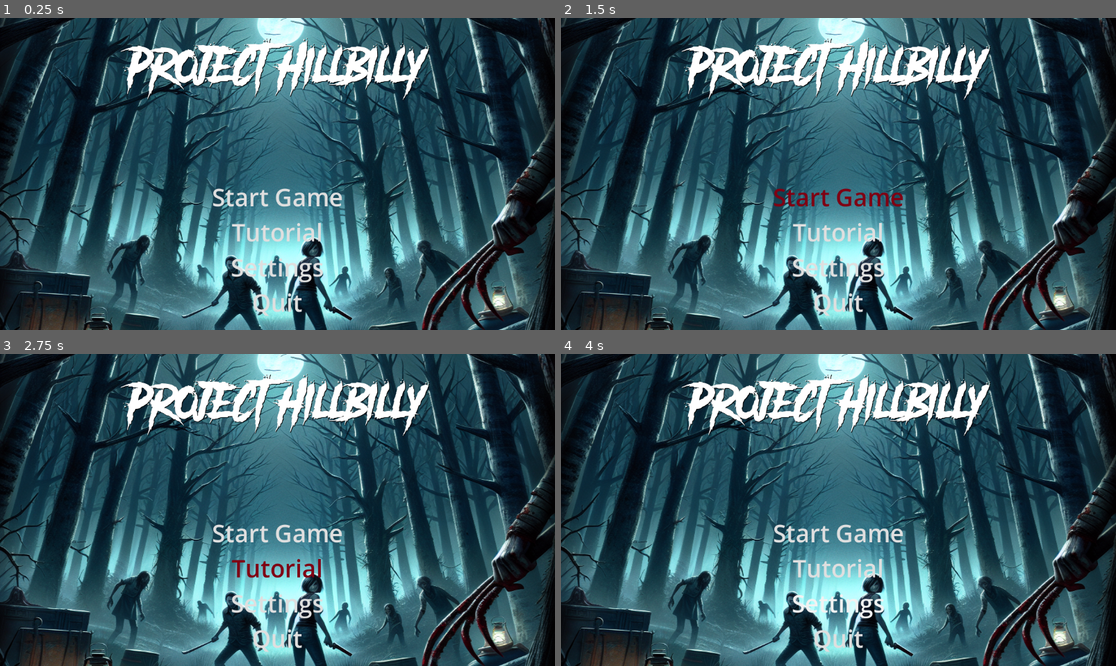
Above: before the commit, frames 1-4 (two rows, left to right).
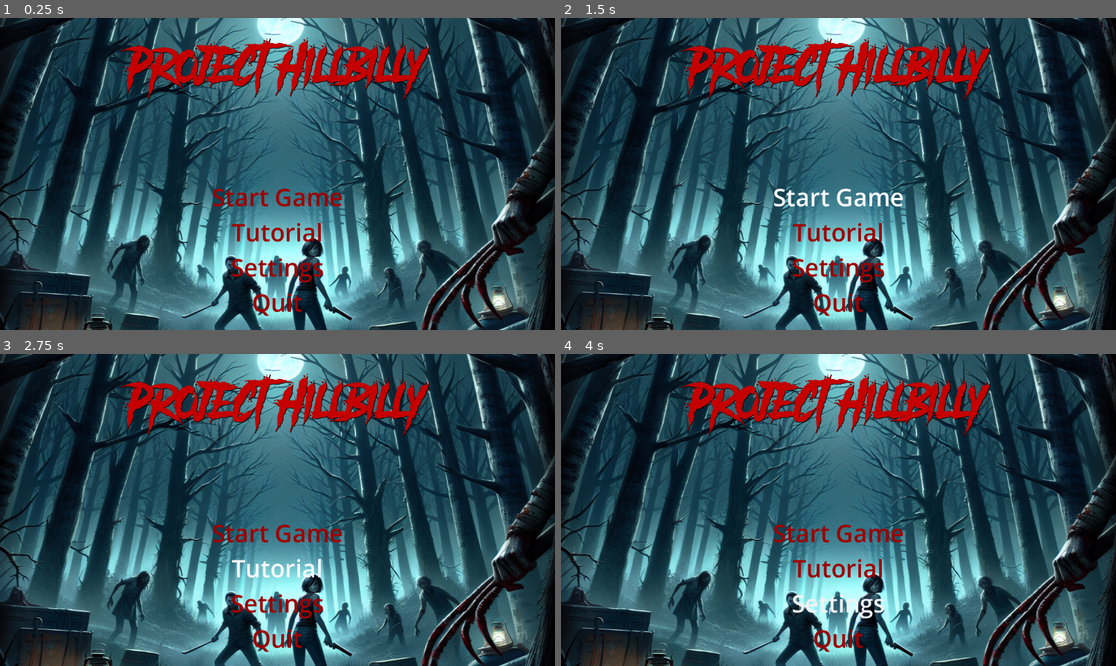
Above: after the commit, the same moments.

Repository: thedevbones/project-hillbilly
Game: Godot game, scene res://main_menu.tscn
The game is run twice, just before and just after one commit, with the same random seed, the same clock (stepped at 60 frames per second) and the same inputs. This scene is started directly instead of the project's main scene.
Inputs (mouse positions are in pixels of both pictures, inside the frame that each line leads up to):
- Up to frame 1 (0.25 s): no input
- Up to frame 2 (1.5 s): click "Start Game" at 0.5 s; click "Start Game" at 1.25 s
- Up to frame 3 (2.75 s): click "Tutorial" at 2 s
- Up to frame 4 (4 s): click "Settings" at 2.75 s; move the mouse to (960, 494) at 3.52 s; hold D (walk_right) from 3.53 s (still down); tap W (walk_foward) at 3.6 s

The runs differ from the first frame. In frame 1, 6.0% of the frame differs, in the area x 21-78%, y 6-96%; in frame 2, 6.0%; in frame 3, 6.0%; in frame 4, 5.5%.

Commit message:
Changes to font color

Diff:
--- a/main_menu.tscn
+++ b/main_menu.tscn
@@ -55,6 +55,7 @@
 [node name="GameTitle" type="Label" parent="Control/MarginContainer/VBoxContainer"]
 layout_mode = 2
 size_flags_horizontal = 4
+theme_override_colors/font_color = Color(0.772549, 0, 0, 1)
 theme_override_colors/font_shadow_color = Color(0, 0, 0, 1)
 theme_override_colors/font_outline_color = Color(0.0117647, 0.00784314, 0.00392157, 1)
 theme_override_fonts/font = ExtResource("3_wugvk")
@@ -68,8 +69,9 @@
 [node name="StartBtn" type="Button" parent="Control/MarginContainer/VBoxContainer"]
 layout_mode = 2
 size_flags_horizontal = 4
-theme_override_colors/font_pressed_color = Color(0.368627, 0, 0.00392157, 1)
-theme_override_colors/font_hover_color = Color(0.498039, 0, 0.0745098, 1)
+theme_override_colors/font_color = Color(0.618984, 0, 0, 1)
+theme_override_colors/font_pressed_color = Color(0.365217, 3.08343e-07, 0.00384617, 1)
+theme_override_colors/font_hover_color = Color(0.964706, 0.972549, 1, 1)
 theme_override_font_sizes/font_size = 50
 theme_override_styles/normal = SubResource("StyleBoxEmpty_dvevm")
 theme_override_styles/hover = SubResource("StyleBoxEmpty_17rg0")
@@ -82,8 +84,9 @@
 [node name="TutorialBtn" type="Button" parent="Control/MarginContainer/VBoxContainer"]
 layout_mode = 2
 size_flags_horizontal = 4
-theme_override_colors/font_pressed_color = Color(0.968627, 0.968627, 0.968627, 1)
-theme_override_colors/font_hover_color = Color(0.498039, 0, 0.0745098, 1)
+theme_override_colors/font_color = Color(0.618984, 0, 0, 1)
+theme_override_colors/font_pressed_color = Color(0.365217, 3.08343e-07, 0.00384617, 1)
+theme_override_colors/font_hover_color = Color(0.96344, 0.973835, 0.998336, 1)
 theme_override_font_sizes/font_size = 50
 theme_override_styles/normal = SubResource("StyleBoxEmpty_dvevm")
 theme_override_styles/hover = SubResource("StyleBoxEmpty_17rg0")
@@ -97,8 +100,9 @@
 layout_mode = 2
 size_flags_horizontal = 4
 size_flags_vertical = 4
-theme_override_colors/font_pressed_color = Color(0.968627, 0.968627, 0.968627, 1)
-theme_override_colors/font_hover_color = Color(0.498039, 0, 0.0745098, 1)
+theme_override_colors/font_color = Color(0.618984, 0, 0, 1)
+theme_override_colors/font_pressed_color = Color(0.365217, 3.08343e-07, 0.00384617, 1)
+theme_override_colors/font_hover_color = Color(0.96344, 0.973835, 0.998336, 1)
 theme_override_font_sizes/font_size = 50
 theme_override_styles/normal = SubResource("StyleBoxEmpty_dvevm")
 theme_override_styles/hover = SubResource("StyleBoxEmpty_17rg0")
@@ -111,8 +115,9 @@
 [node name="QuitBtn" type="Button" parent="Control/MarginContainer/VBoxContainer"]
 layout_mode = 2
 size_flags_horizontal = 4
-theme_override_colors/font_pressed_color = Color(0.968627, 0.968627, 0.968627, 1)
-theme_override_colors/font_hover_color = Color(0.498039, 0, 0.0745098, 1)
+theme_override_colors/font_color = Color(0.618984, 0, 0, 1)
+theme_override_colors/font_pressed_color = Color(0.365217, 3.08343e-07, 0.00384617, 1)
+theme_override_colors/font_hover_color = Color(0.96344, 0.973835, 0.998336, 1)
 theme_override_font_sizes/font_size = 50
 theme_override_styles/normal = SubResource("StyleBoxEmpty_dvevm")
 theme_override_styles/hover = SubResource("StyleBoxEmpty_17rg0")
